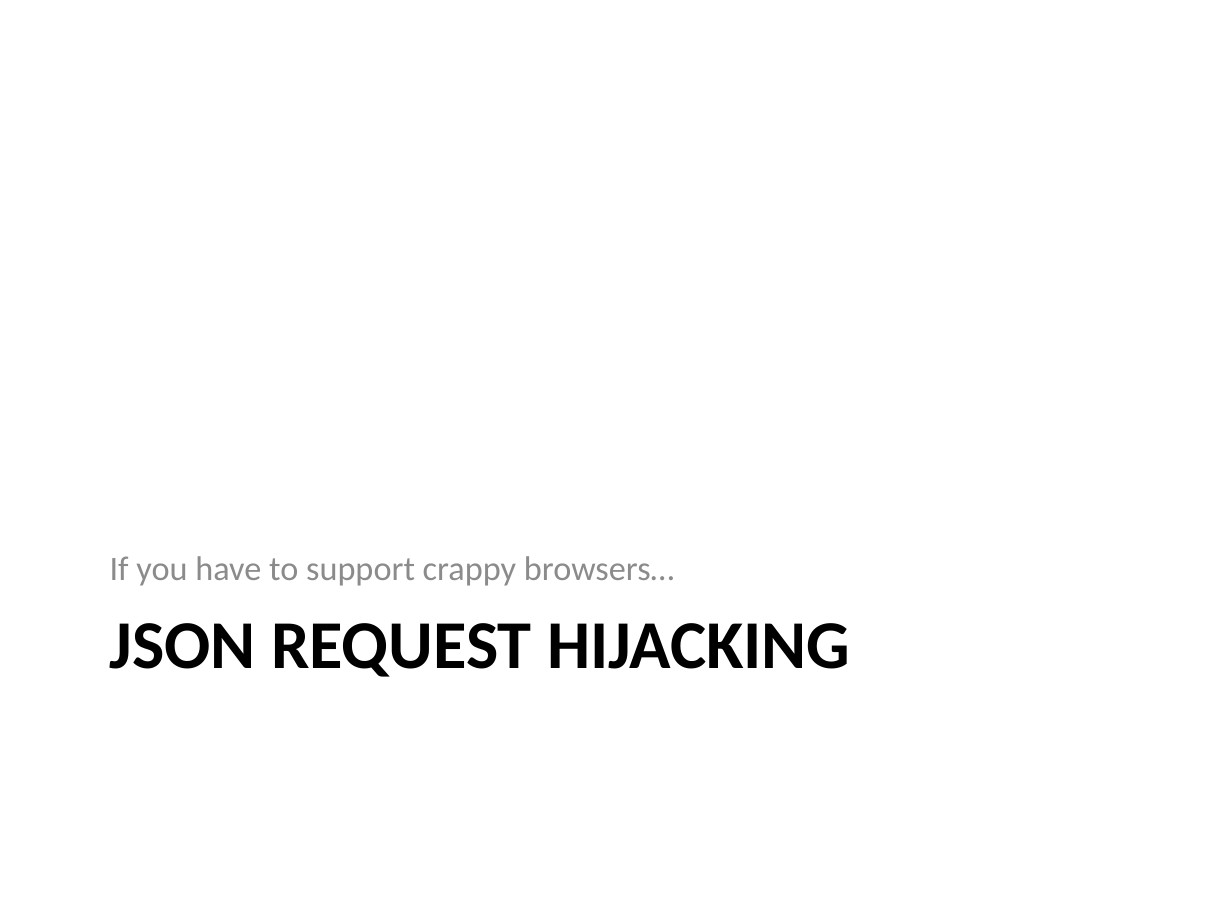
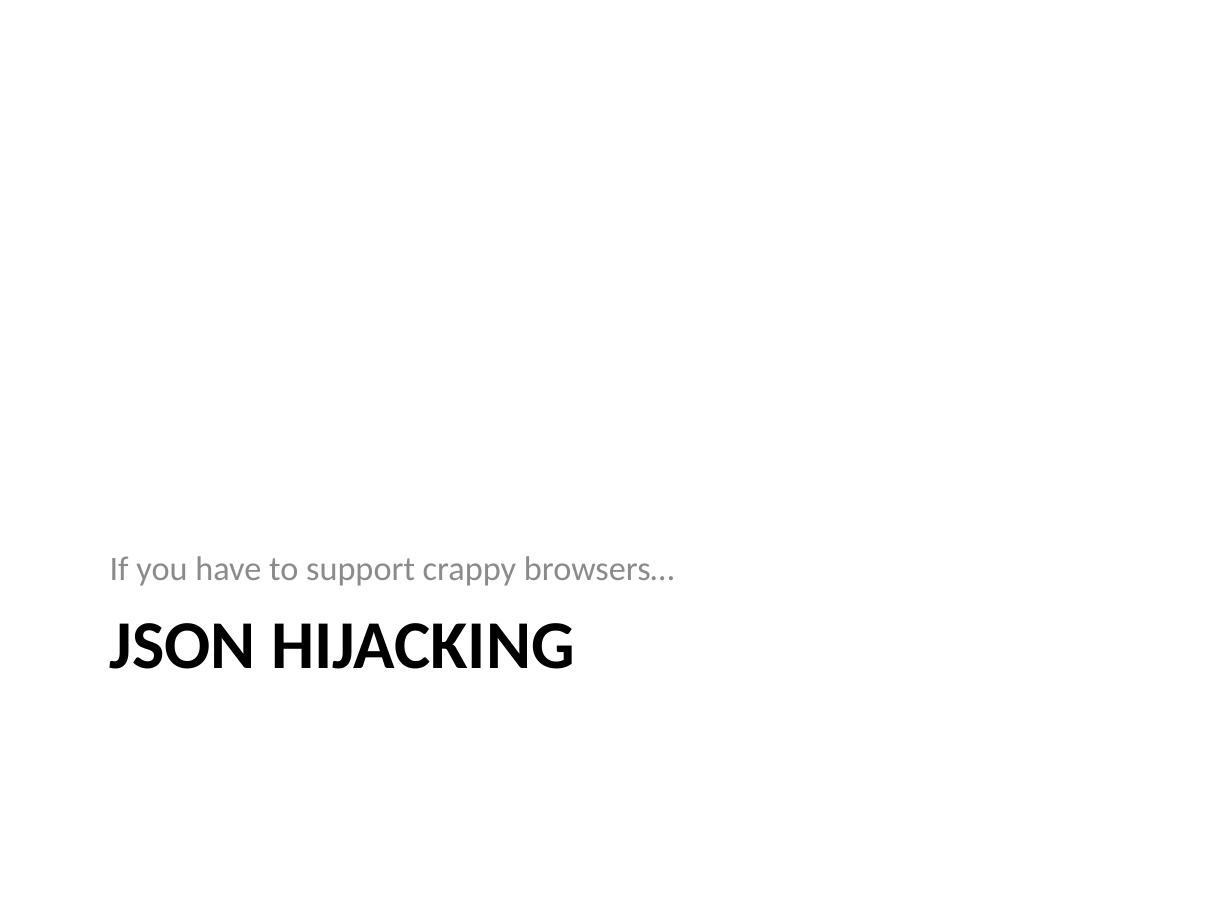
Before and after one commit to Chris-ScoutCorps/FxCop, a slide deck: slide 19 of FxCop.pptx (slide 13 before the commit). Drawn at 1232x924 pixels with LibreOffice and Linux fonts; fonts in the diff are those of the drawing. Boxes give left, top, right and bottom in pixels: in the first picture for what was removed or moved away, otherwise in the second. Text is boxed around its words. In the diff, an @@ line names an element or a change of style, - is before the commit and + after.

```diff
--- a/FxCop.pptx
+++ b/FxCop.pptx
@@ title at (110, 623, 575, 669): text changed @@
-JSON REQUEST HIJACKING
+JSON HIJACKING
```
Also in this commit, not shown: 3 other slides changed, 22 slides added.
